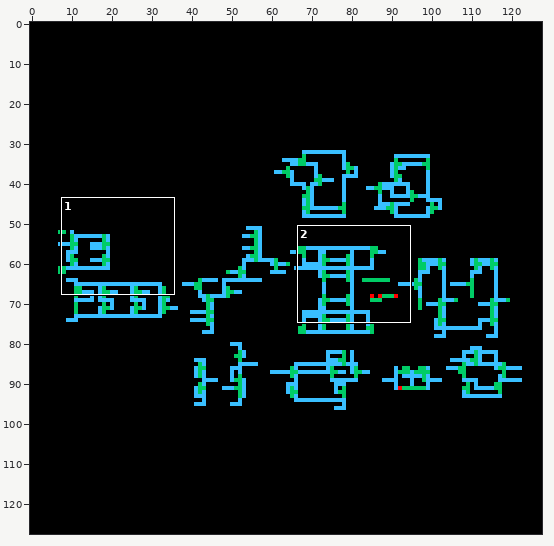
A sprite sheet gets an edit: RRIO_lvpp/schematic/thumbnail_128x128.png. Above: a wide view before the commit, with the close-up outlined.
Close-up. As it was:
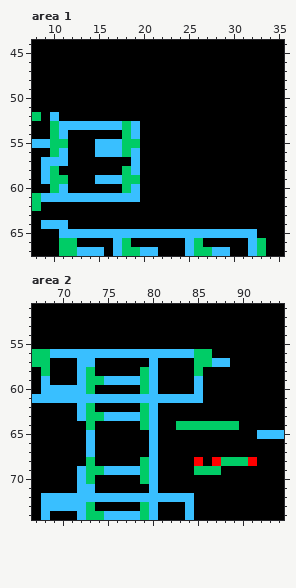
The file is 128x128 pixels. Shown: area 1: x 8..35, y 44..67; area 2: x 67..94, y 51..74.
And afterwards:
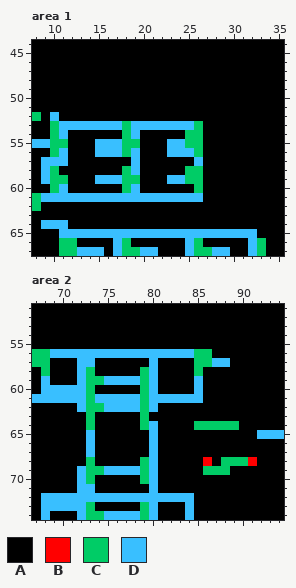
Palette (. is transparent): A #000000  B #ff0000  C #00cc66  D #39bfff
From old to new:
Changed rows in their new state; - is an unchanged pixel.
Area 1:
first column x 20:
53 DDDDDDC
54 -----CC
55 ---DDCC
56 ---DDDC
57 ------D
58 -----CC
59 ---DDCC
60 ------C
61 DDDDDDD
Area 2:
first column x 72:
61 -C-----C-----
62 --CDDDD------
63 A-AAAAA-A----
64 -----------AA
first column x 85:
68 ABA-
69 A--C
Pixel boxes of the changes (left, top, right, bottom) in both close-ups:
changed: (140, 121, 203, 202)
changed: (77, 394, 230, 475)
